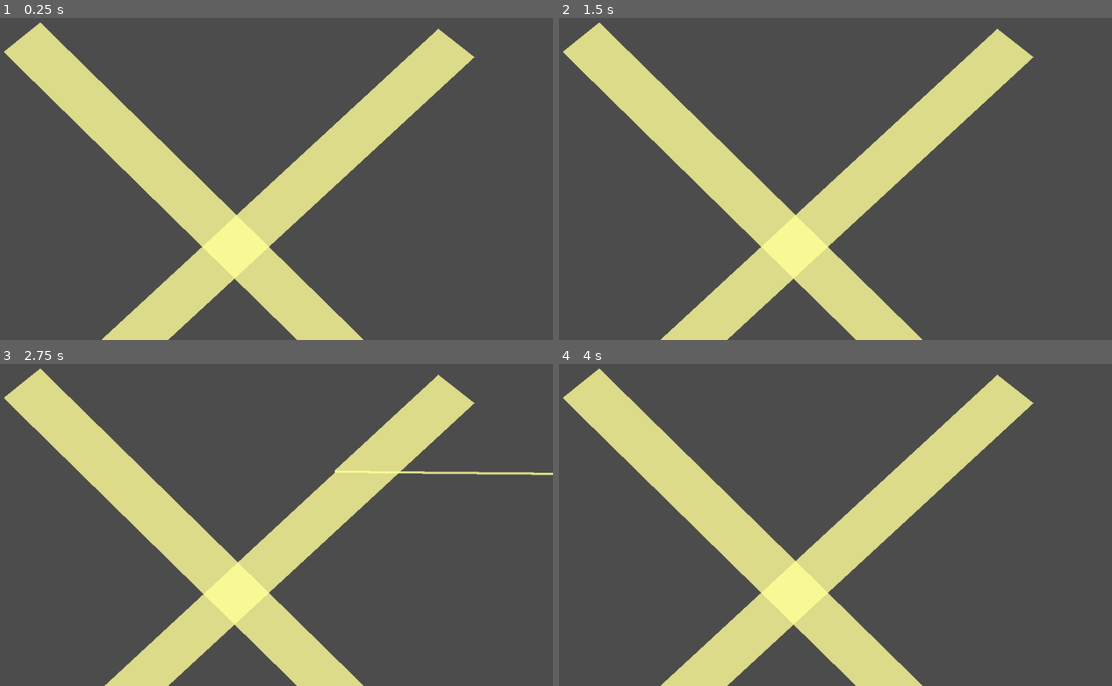
Above: before the commit, frames 1-4 (two rows, left to right).
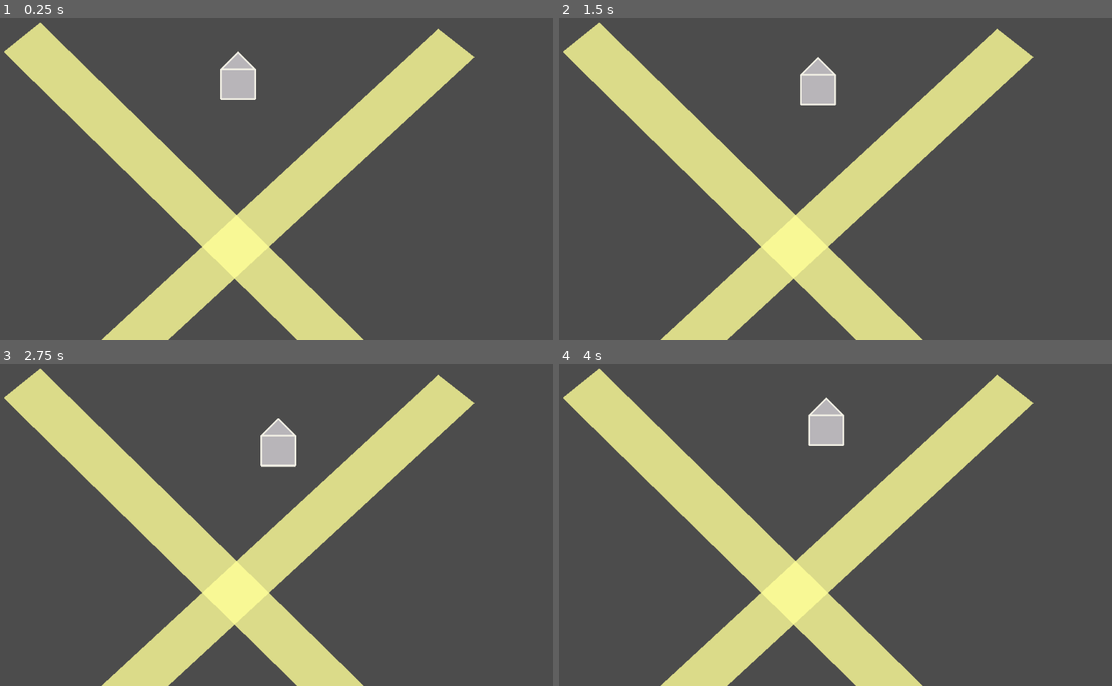
Above: after the commit, the same moments.

Repository: marc-jones/game-off-2022
Game: Godot game, scene res://nodes/PlayState.tscn
The game is run twice, just before and just after one commit, with the same random seed, the same clock (stepped at 60 frames per second) and the same inputs.
Inputs:
- Up to frame 1 (0.25 s): no input
- Up to frame 2 (1.5 s): tap Enter at 0.5 s; hold Right (ui_right) 0.53-1.28 s; hold Down (ui_down) from 1.28 s (still down)
- Up to frame 3 (2.75 s): release Down (ui_down) at 2.03 s; hold Right (ui_right) from 2.03 s (still down)
- Up to frame 4 (4 s): release Right (ui_right) at 2.78 s; hold Up (ui_up) 2.78-3.53 s; hold Left (ui_left) from 3.53 s (still down)

The runs differ from the first frame. In frame 1, 0.8% of the frame differs, in the area x 39-47%, y 10-26%; in frame 2, 0.8%; in frame 3, 1.5%, in the area x 18-100%, y 16-100%; in frame 4, 0.8%.

Commit message:
Added rubbish player art

Diff:
--- a/nodes/PlayState.tscn
+++ b/nodes/PlayState.tscn
@@ -1,7 +1,8 @@
-[gd_scene load_steps=3 format=2]
+[gd_scene load_steps=4 format=2]
 
 [ext_resource path="res://scripts/Player.gd" type="Script" id=1]
 [ext_resource path="res://scripts/LightManager.gd" type="Script" id=2]
+[ext_resource path="res://assets/knight_body.png" type="Texture" id=3]
 
 [node name="PlayState" type="Node2D"]
 
@@ -27,7 +28,10 @@
 
 [node name="CollisionPolygon2D" type="CollisionPolygon2D" parent="Player"]
 position = Vector2( -155, -152 )
-polygon = PoolVector2Array( 154, 64, 259, 111, 258, 210, 106, 256, 37, 130, 111, 80, 111, 80 )
+polygon = PoolVector2Array( 155, 112, 183, 140, 183, 192, 127, 192, 127, 140 )
+
+[node name="Sprite" type="Sprite" parent="Player"]
+texture = ExtResource( 3 )
 
 [node name="RigidBody2D" type="RigidBody2D" parent="."]
 gravity_scale = 0.0
--- a/scripts/LightManager.gd
+++ b/scripts/LightManager.gd
@@ -72,7 +72,7 @@
 		min(1.0, RAY_DENSITY / (distance / ray_count)) * MAX_ALPHA
 	)
 
-func _process(delta):
+func _physics_process(delta):
 	update()
 
 func ray_groupings():
--- a/scripts/LightRay.gd
+++ b/scripts/LightRay.gd
@@ -22,6 +22,7 @@
 				# Update child
 				child_ray.set_position(get_collision_point())
 				child_ray.set_direction(get_collision_normal())
+				child_ray.force_raycast_update()
 			else:
 				# Create child
 				emit_signal(
Binary file added: assets/knight_body.png
Not shown, added: assets/knight_body.png.import
